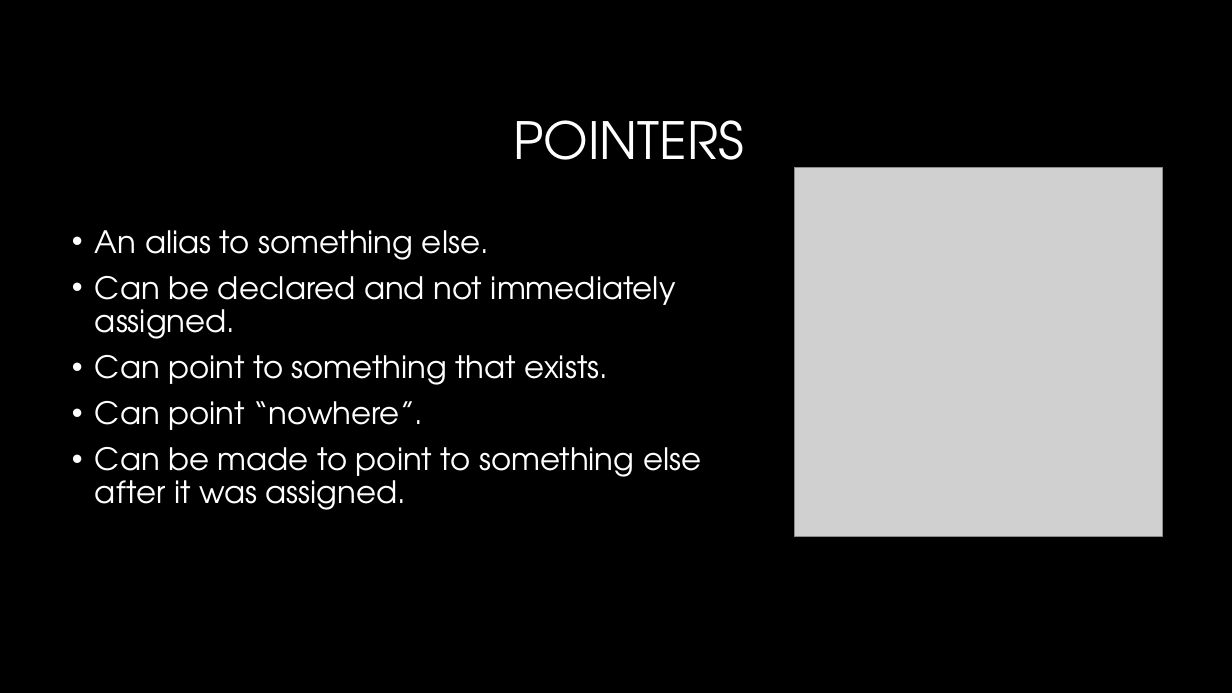
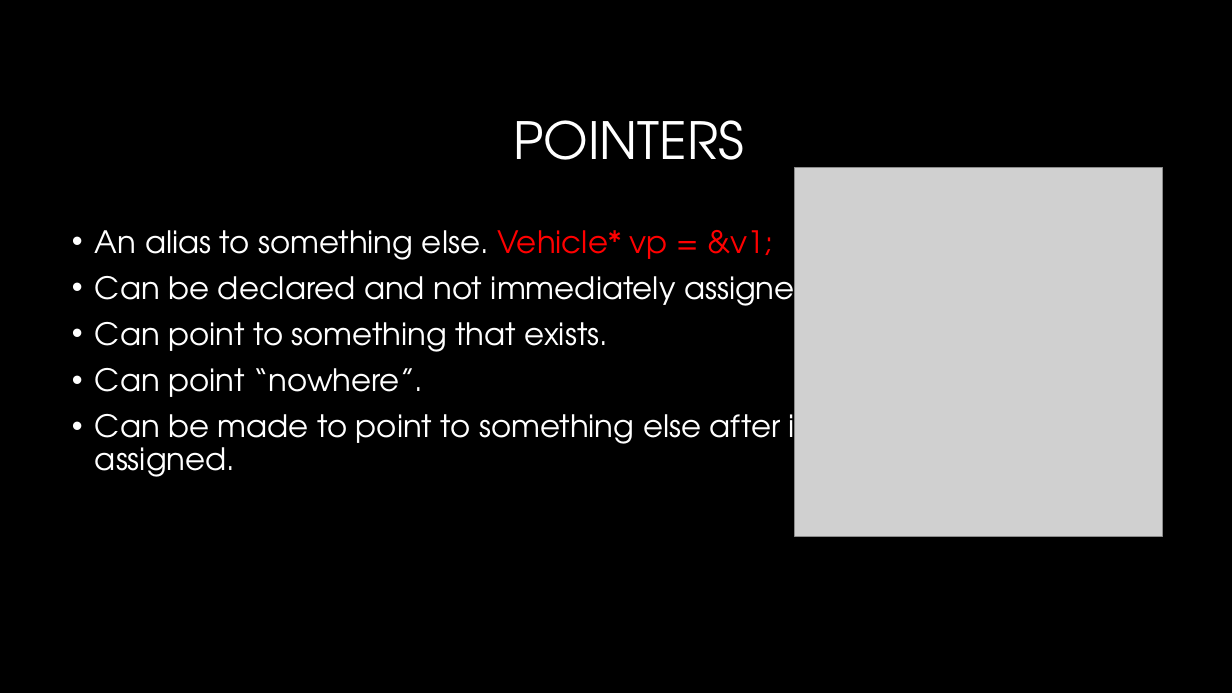
Before and after one commit to shachash1984/Tiltan_UnrealEngineCourse, a slide deck: slide 4 of Classes/Class_3/6_CPP_Basics_Pointers.pptx. Drawn at 1232x693 pixels with LibreOffice and Linux fonts; fonts in the diff are those of the drawing; grey boxes stand for pictures; background and template pictures are left out. Boxes give left, top, right and bottom in pixels: in the first picture for what was removed or moved away, otherwise in the second. Text is boxed around its words. In the diff, an @@ line names an element or a change of style, - is before the commit and + after.

```diff
--- a/Classes/Class_3/6_CPP_Basics_Pointers.pptx
+++ b/Classes/Class_3/6_CPP_Basics_Pointers.pptx
@@ text at box(95, 230, 773, 260): text changed @@
-• An alias to something else.
+• An alias to something else. Vehicle* vp = &v1;
```
Also in this commit, not shown: 1 other slide changed, 8 other files.
